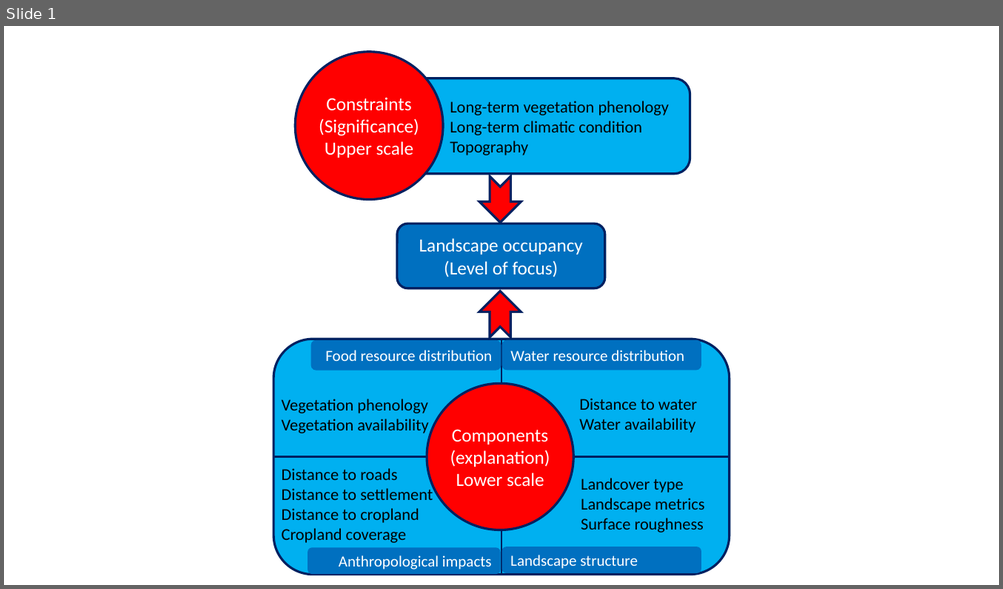
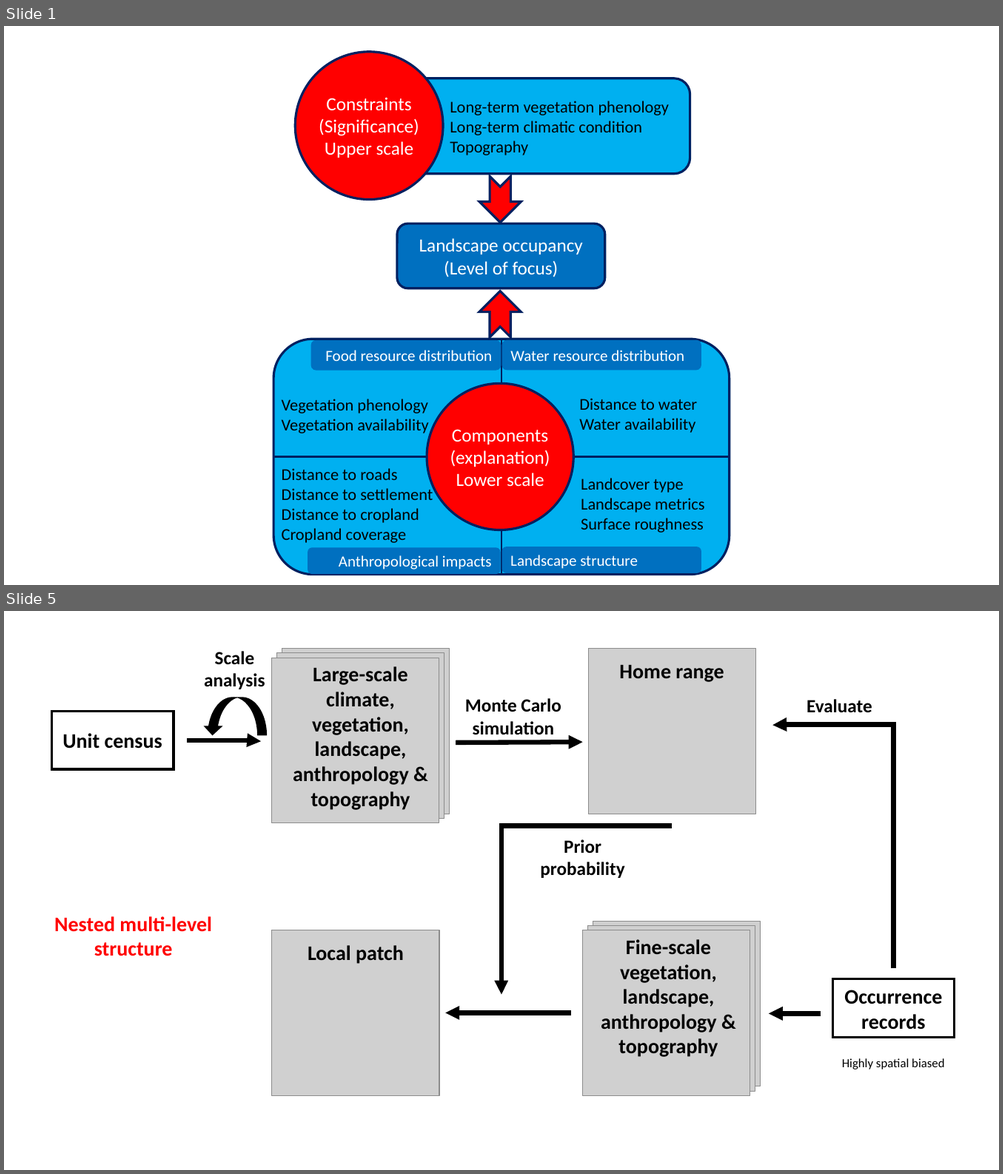
Before and after one commit to LLeiSong/eleDistribution, a slide deck: docs/hierarchy.pptx. Shown one above the other, each under a label of ours: slide 1 before the commit, slides 1 and 5 after it; the slides between them are not shown. The pictures are 1003x589 and 1003x1174 pixels, drawn with LibreOffice and Linux fonts; fonts in the diff are those of the drawing; grey boxes stand for pictures. Boxes give left, top, right and bottom in pixels: in the first picture for what was removed or moved away, otherwise in the second. Text is boxed around its words. In the diff, an @@ line names an element or a change of style, - is before the commit and + after.

Commit message:
New structure and updates so far

```diff
--- a/docs/hierarchy.pptx
+++ b/docs/hierarchy.pptx
@@ slide 5 added at <box>4,611,999,1170</box>, background #FFFFFF @@
@@ text added at <box>204,651,265,689</box>, 18 pt, text #000000, bold @@
+Scale analysis
@@ picture added at <box>276,652,444,818</box> @@
@@ picture added at <box>282,648,449,814</box> @@
@@ picture added at <box>588,648,755,814</box> @@
@@ picture added at <box>271,658,438,823</box> @@
@@ text added at <box>293,667,410,810</box>, 20 pt, text #000000, bold @@
+Large-scale climate, vegetation, landscape, anthropology & topography
@@ text added at <box>619,665,723,682</box>, 20 pt, text #000000, bold @@
+Home range
@@ curved up arrow added at <box>202,697,267,735</box>, fill #000000 @@
@@ text added at <box>465,698,560,735</box>, 18 pt, text #000000, bold @@
+Monte Carlo simulation
@@ text added at <box>806,699,872,713</box>, 18 pt, text #000000, bold @@
+Evaluate
@@ rectangle added at <box>52,711,173,769</box>, outline #000000 2.25 pt, 20 pt, text #000000, bold @@
+Unit census
@@ elbow arrow added from (187, 740) to (261, 741), #000000 4.5 pt @@
@@ arrow added from (455, 743) to (582, 742), #000000 4.5 pt @@
@@ elbow arrow added from (893, 968) to (772, 725), #000000 4.5 pt @@
@@ elbow arrow added from (671, 826) to (502, 994), #000000 4.5 pt @@
@@ text added at <box>540,840,624,878</box>, 18 pt, text #000000, bold @@
+Prior probability
@@ text added at <box>54,917,212,957</box>, 20 pt, text #FF0000, bold @@
+Nested multi-level structure
@@ picture added at <box>593,921,760,1087</box> @@
@@ picture added at <box>272,931,439,1096</box> @@
@@ picture added at <box>582,931,749,1096</box> @@
@@ picture added at <box>587,925,754,1091</box> @@
@@ text added at <box>600,940,717,1057</box>, 20 pt, text #000000, bold @@
+Fine-scale vegetation, landscape, anthropology & topography
@@ text added at <box>307,945,404,964</box>, 20 pt, text #000000, bold @@
+Local patch
@@ rectangle added at <box>832,980,954,1038</box>, outline #000000 2.25 pt, 20 pt, text #000000, bold @@
+Occurrence records
@@ arrow added from (571, 1013) to (446, 1013), #000000 4.5 pt @@
@@ arrow added from (821, 1014) to (768, 1014), #000000 4.5 pt @@
@@ text added at <box>842,1059,944,1070</box>, 12 pt, text #000000 @@
+Highly spatial biased
```
Also in this commit, not shown: 1 slide changed, 3 other slides added, 17 other files.
